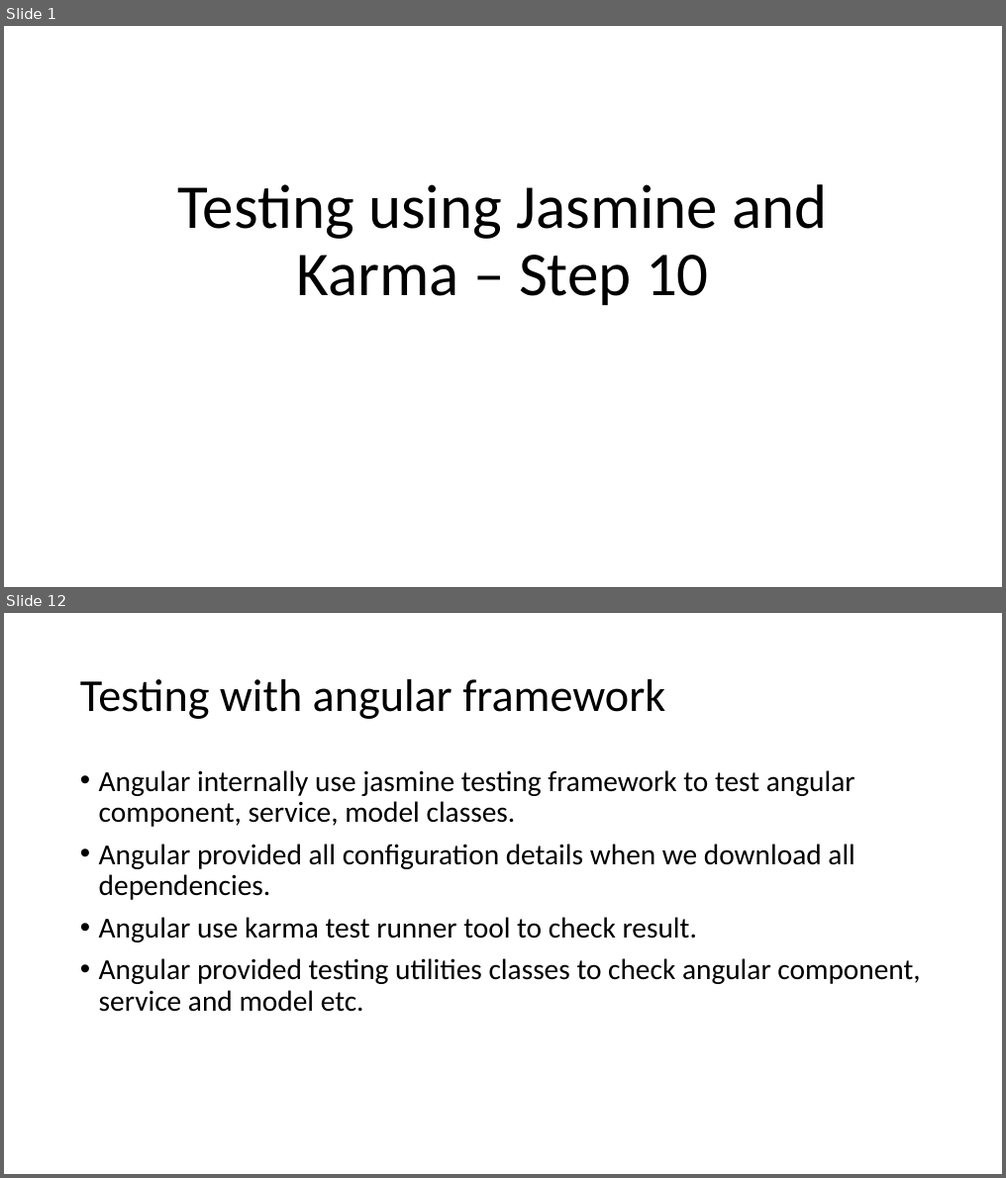
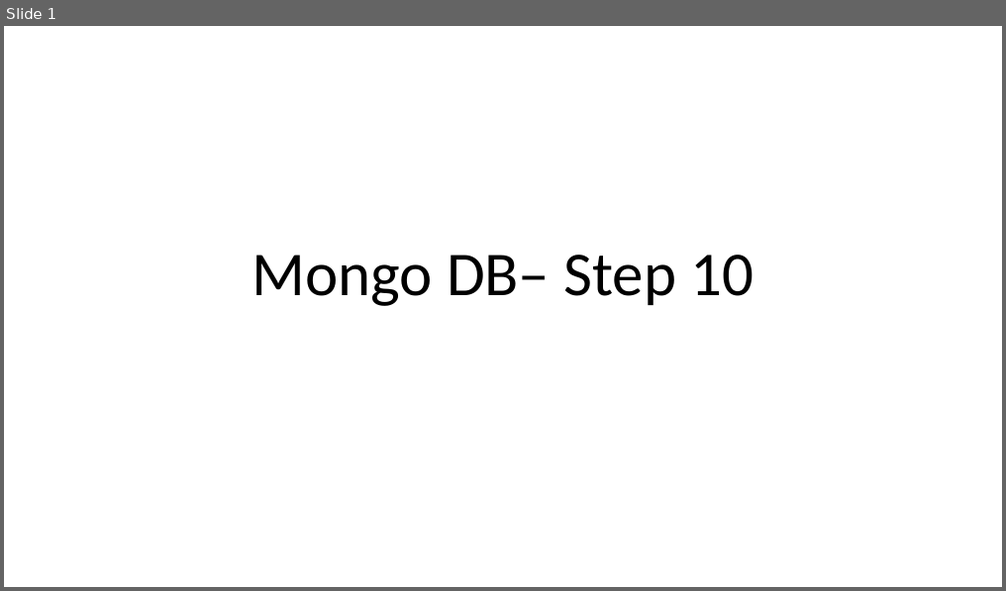
Before and after one commit to Kaleakash/mean_stack_running_capstone, a slide deck: Phase 3/Step 12 - Mongo DB Database.pptx. Shown one above the other, each under a label of ours: slides 1 and 12 before the commit, slide 1 after it; the slides between them are not shown. The pictures are 1006x1178 and 1006x591 pixels, drawn with LibreOffice and Linux fonts; fonts in the diff are those of the drawing. Boxes give left, top, right and bottom in pixels: in the first picture for what was removed or moved away, otherwise in the second. Text is boxed around its words. In the diff, an @@ line names an element or a change of style, - is before the commit and + after.

```diff
--- a/Phase 3/Step 12 - Mongo DB Database.pptx
+++ b/Phase 3/Step 12 - Mongo DB Database.pptx
@@ slide 12 removed at <box>4,613,1002,1174</box>, background #FFFFFF @@
@@ title removed at <box>80,679,665,719</box> @@
-Testing with angular framework
@@ text removed at <box>99,770,920,1012</box> @@
-• Angular internally use jasmine testing framework to test angular component, service, model classes.
-• Angular provided all configuration details when we download all dependencies.
-• Angular use karma test runner tool to check result.
-• Angular provided testing utilities classes to check angular component, service and model etc.
@@ slide 1 changed as well @@
@@ title at <box>252,255,754,306</box>: text changed @@
-Testing using Jasmine and Karma – Step 10
+Mongo DB– Step 10
```
Also in this commit, not shown: 1 other slide changed, 8 slides added, 22 other slides removed, 3 other files.
